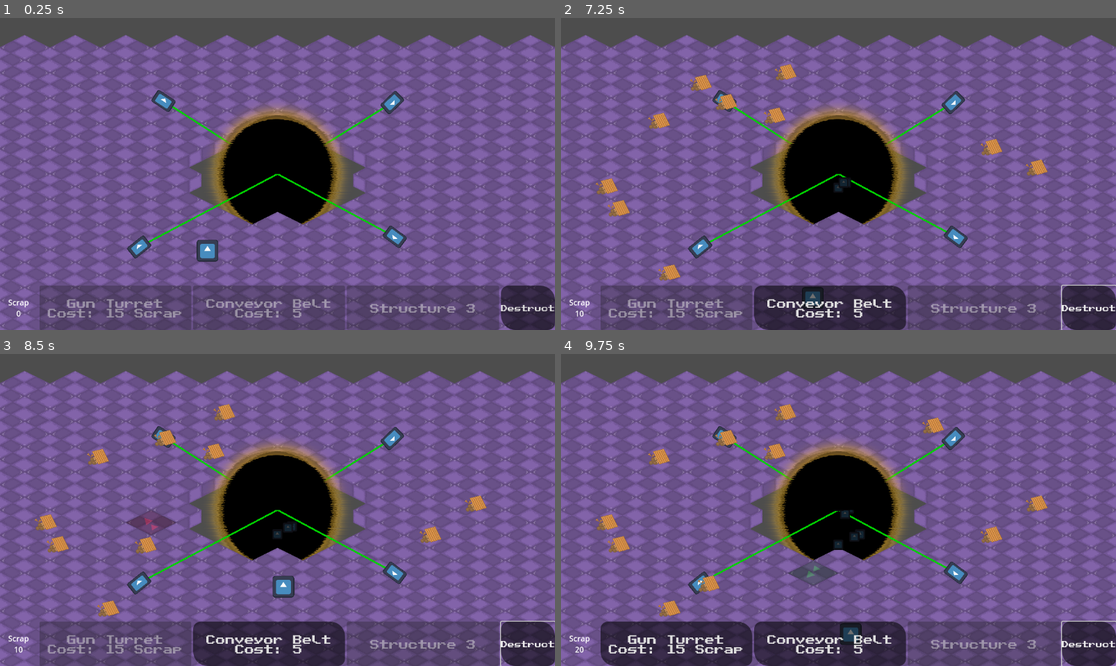
Above: before the commit, frames 1-4 (two rows, left to right).
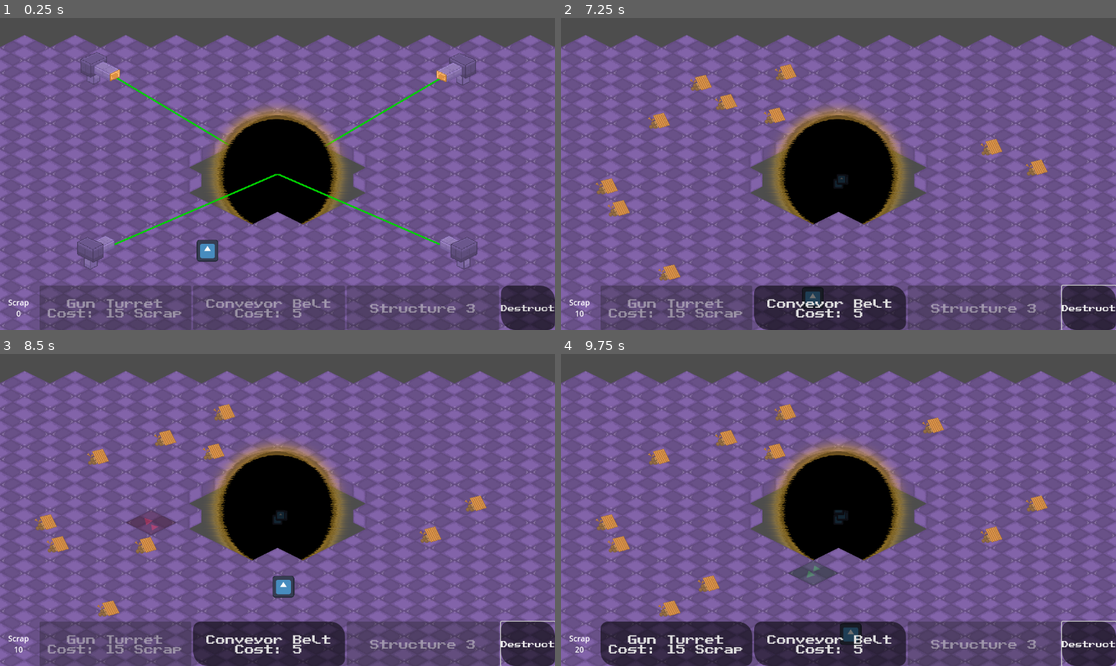
Above: after the commit, the same moments.

Repository: jkostello/Godot-Wild-Jam-69
Game: Godot game, scene res://level.tscn
Two runs of this game, one before a commit and one after it. Both use one fixed random seed, a clock stepped at 60 frames per second and the inputs below. The engine's default icon, where the game draws it, is replaced by a stand-in: a white triangle on a blue panel in a dark square. Sound files missing from this copy of the repository are replaced by a short silence.
Inputs (mouse positions are in pixels of both pictures, inside the frame that each line leads up to):
- Up to frame 1 (0.25 s): no input
- Up to frame 2 (7.25 s): click "Destruct" at 0.5 s; tap Enter at 1.25 s; move the mouse to (960, 158) at 1.27 s; hold D (right) 1.28-2.03 s; hold Space (deselect) 1.28-2.03 s; click (960, 158) at 1.42 s; move the mouse to (727, 189) at 2.02 s; hold S (down) 2.03-2.78 s; tap 1 (select_structure_1) at 2.1, 6.6 s; move the mouse to (894, 105) at 2.77 s; hold D (right) 2.78-3.53 s; tap 2 (select_structure_2) at 2.85 s; move the mouse to (810, 236) at 3.52 s; hold W (up) 3.53-4.28 s; tap 3 (select_structure_3) at 3.6 s; click (810, 236) at 3.67 s; move the mouse to (1005, 220) at 4.27 s; hold R 4.28-5.03 s; hold A (left) 4.28-5.78 s; move the mouse to (672, 127) at 5.02 s; tap 0 at 5.1 s; move the mouse to (866, 174) at 5.77 s; hold S (down) 5.78-6.53 s; hold Space (deselect) 5.78-6.53 s; click (866, 174) at 5.92 s; move the mouse to (755, 96) at 6.52 s; hold D (right) from 6.53 s (still down)
- Up to frame 3 (8.5 s): move the mouse to (399, 494) at 7.27 s; release D (right) at 7.28 s; hold W (up) 7.28-8.03 s; tap 2 (select_structure_2) at 7.35 s; move the mouse to (166, 525) at 8.02 s; hold D (right) from 8.03 s (still down); tap 3 (select_structure_3) at 8.1 s; click (166, 525) at 8.17 s
- Up to frame 4 (9.75 s): move the mouse to (894, 441) at 8.77 s; release D (right) at 8.78 s; hold S (down) 8.78-9.53 s; hold R 8.78-9.53 s; move the mouse to (810, 572) at 9.52 s; hold A (left) from 9.53 s (still down); tap 0 at 9.6 s

The runs differ from the first frame. In frame 1, 2.7% of the frame differs, in the area x 13-86%, y 10-81%; in frame 2, 1.1%; in frame 3, 1.2%; in frame 4, 1.1%.

Commit message:
audio and laser/conveyor sprite change

Diff:
--- a/conveyor.tscn
+++ b/conveyor.tscn
@@ -2,21 +2,21 @@
 
 [ext_resource type="PackedScene" uid="uid://b1kv3djwawgx" path="res://structure.tscn" id="1_mejg1"]
 [ext_resource type="Script" path="res://conveyor.gd" id="2_c5h3y"]
-[ext_resource type="Texture2D" uid="uid://bovyjmr7u858l" path="res://veyror.png" id="3_foe62"]
+[ext_resource type="Texture2D" uid="uid://dr1vjo8ouk3jk" path="res://CONVEYER.png" id="3_lai5o"]
 
 [node name="Conveyor" instance=ExtResource("1_mejg1")]
 script = ExtResource("2_c5h3y")
 strength = 40.0
 
-[node name="Sprite2D" parent="." index="0"]
-texture = ExtResource("3_foe62")
-
-[node name="Area2D" type="Area2D" parent="." index="1"]
+[node name="Area2D" type="Area2D" parent="." index="0"]
 collision_layer = 8
 collision_mask = 6
 
 [node name="CollisionPolygon2D" type="CollisionPolygon2D" parent="Area2D" index="0"]
 polygon = PackedVector2Array(0, -75, 149, 0, 0, 74, -149, 0)
 
+[node name="Sprite2D" parent="." index="1"]
+texture = ExtResource("3_lai5o")
+
 [connection signal="body_entered" from="Area2D" to="." method="_on_area_2d_body_entered"]
 [connection signal="body_exited" from="Area2D" to="." method="_on_area_2d_body_exited"]
--- a/laser.gd
+++ b/laser.gd
@@ -17,12 +17,13 @@
 	durability -= pow(randf_range(0.0, 2.0), 2.0) / 8 * delta
 
 	# Remove turret on 0 durability
-	if durability <= 0.0:
-		queue_free()
+	if durability <= 0.0 and visible:
+		$AudioStreamPlayer.play()
+		visible = false
 
 	# Increase turret durability
 	# TODO: slow down repair
-	if (repairing and (durability < 100 and player.resource >0)):
+	if (repairing and (durability < 100 and player.resource > 0)):
 		structure_handler.updateScrapUI(-1)
 		durability += 1
 
@@ -40,3 +41,7 @@
 		repairing = false
 	else:
 		colliding_enemies -= 1
+
+
+func _on_audio_stream_player_finished():
+	queue_free()
--- a/laser.tscn
+++ b/laser.tscn
@@ -1,29 +1,69 @@
-[gd_scene load_steps=4 format=3 uid="uid://bgj4vp25lv1gd"]
+[gd_scene load_steps=9 format=3 uid="uid://bgj4vp25lv1gd"]
 
 [ext_resource type="Script" path="res://laser.gd" id="1_gukvq"]
-[ext_resource type="Texture2D" uid="uid://bx5dvtc0m5646" path="res://icon.svg" id="2_1qkrw"]
+[ext_resource type="Texture2D" uid="uid://2itn8dr0x1kw" path="res://LASER1.png" id="2_e7556"]
+[ext_resource type="Texture2D" uid="uid://cm5narplwkj73" path="res://LASER2.png" id="3_j1jp5"]
+[ext_resource type="Texture2D" uid="uid://d0u61dmfhmavg" path="res://LASER12.png" id="4_2kyal"]
+[ext_resource type="AudioStream" uid="uid://buy6fgiukihsg" path="res://laser break.wav" id="5_r2q0y"]
 
-[sub_resource type="RectangleShape2D" id="RectangleShape2D_sbyg6"]
-size = Vector2(128, 82)
+[sub_resource type="CapsuleShape2D" id="CapsuleShape2D_2eaqh"]
+radius = 63.4942
+height = 326.899
+
+[sub_resource type="CapsuleShape2D" id="CapsuleShape2D_ewvee"]
+radius = 34.8745
+height = 235.427
+
+[sub_resource type="SpriteFrames" id="SpriteFrames_83u5x"]
+animations = [{
+"frames": [{
+"duration": 1.0,
+"texture": ExtResource("2_e7556")
+}, {
+"duration": 1.0,
+"texture": ExtResource("3_j1jp5")
+}, {
+"duration": 1.0,
+"texture": ExtResource("4_2kyal")
+}],
+"loop": true,
+"name": &"default",
+"speed": 5.0
+}]
 
 [node name="Laser" type="Node2D" groups=["Laser"]]
 script = ExtResource("1_gukvq")
+durability = 1.0
 
 [node name="Line2D" type="Line2D" parent="."]
 points = PackedVector2Array(0, 0, 0, 0)
 default_color = Color(0, 0.815686, 0, 1)
 
-[node name="Sprite2D" type="Sprite2D" parent="."]
-position = Vector2(0, 9.53674e-07)
-scale = Vector2(1, 0.640625)
-texture = ExtResource("2_1qkrw")
-
 [node name="Area2D" type="Area2D" parent="."]
+position = Vector2(7, 57)
+rotation = 1.07272
 collision_layer = 8
 collision_mask = 6
 
 [node name="CollisionShape2D" type="CollisionShape2D" parent="Area2D"]
-shape = SubResource("RectangleShape2D_sbyg6")
+position = Vector2(28.3431, 8.5832)
+rotation = -0.0189697
+shape = SubResource("CapsuleShape2D_2eaqh")
+
+[node name="StaticBody2D" type="StaticBody2D" parent="Area2D"]
+collision_mask = 6
+
+[node name="CollisionShape2D" type="CollisionShape2D" parent="Area2D/StaticBody2D"]
+position = Vector2(26.7559, 15.6882)
+rotation = -0.0315904
+shape = SubResource("CapsuleShape2D_ewvee")
+
+[node name="AnimatedSprite2D" type="AnimatedSprite2D" parent="."]
+sprite_frames = SubResource("SpriteFrames_83u5x")
+
+[node name="AudioStreamPlayer" type="AudioStreamPlayer" parent="."]
+stream = ExtResource("5_r2q0y")
 
 [connection signal="body_entered" from="Area2D" to="." method="_on_area_2d_body_entered"]
 [connection signal="body_exited" from="Area2D" to="." method="_on_area_2d_body_exited"]
+[connection signal="finished" from="AudioStreamPlayer" to="." method="_on_audio_stream_player_finished"]
--- a/level.tscn
+++ b/level.tscn
@@ -50,20 +50,55 @@
 [node name="Void" parent="TileMap" instance=ExtResource("3_gfdxi")]
 
 [node name="Laser" parent="." instance=ExtResource("4_t28y2")]
-position = Vector2(-820, 433)
-rotation = -0.675106
+position = Vector2(-1078, 466)
+
+[node name="Area2D" parent="Laser" index="1"]
+position = Vector2(22, 14)
+rotation = 1.1143
+
+[node name="AnimatedSprite2D" parent="Laser" index="2"]
+frame = 1
 
 [node name="Laser2" parent="." instance=ExtResource("4_t28y2")]
-position = Vector2(-676, -433)
-rotation = 0.580251
+position = Vector2(-1051, -628)
+
+[node name="Area2D" parent="Laser2" index="1"]
+position = Vector2(49, 100)
+rotation = 0.515566
+
+[node name="CollisionShape2D" parent="Laser2/Area2D" index="0"]
+position = Vector2(-20.561, 26.594)
+rotation = -1.61911
+
+[node name="CollisionShape2D" parent="Laser2/Area2D/StaticBody2D" index="0"]
+position = Vector2(-26.0133, 25.0861)
+rotation = -1.63509
+
+[node name="AnimatedSprite2D" parent="Laser2" index="2"]
+frame = 2
+flip_h = true
 
 [node name="Laser3" parent="." instance=ExtResource("4_t28y2")]
-position = Vector2(696, 373)
-rotation = -2.50431
+position = Vector2(1074, 466)
+
+[node name="Area2D" parent="Laser3" index="1"]
+position = Vector2(10, 37)
+rotation = 2.10447
+
+[node name="AnimatedSprite2D" parent="Laser3" index="2"]
+frame = 1
+flip_h = true
 
 [node name="Laser4" parent="." instance=ExtResource("4_t28y2")]
-position = Vector2(681, -424)
-rotation = 2.38678
+position = Vector2(1059, -622)
+
+[node name="AnimatedSprite2D" parent="Laser4" index="2"]
+frame = 2
 
 [node name="Camera2D" type="Camera2D" parent="."]
 zoom = Vector2(0.35, 0.35)
+
+[editable path="Laser"]
+[editable path="Laser2"]
+[editable path="Laser3"]
+[editable path="Laser4"]
--- a/player.gd
+++ b/player.gd
@@ -3,12 +3,21 @@
 @export var speed = 300.0
 @export var resource : int = 0
 
+var direction := Vector2.ZERO
+
 # Player movement
 func _physics_process(delta):
-	var direction = Vector2(Input.get_axis("left", "right"), Input.get_axis("up", "down"))
+	direction = Vector2(Input.get_axis("left", "right"), Input.get_axis("up", "down"))
 	direction.y *= 0.5
 	direction = direction.normalized()
 	velocity = direction * speed
 	velocity = velocity.move_toward(Vector2.ZERO, speed / 4)
 
+
 	move_and_slide()
+
+
+func _on_steptimer_timeout():
+	if direction != Vector2.ZERO:
+		$AudioStreamPlayer.pitch_scale = randf_range(0.8,1.2)
+		$AudioStreamPlayer.play()
--- a/player.tscn
+++ b/player.tscn
@@ -1,7 +1,8 @@
-[gd_scene load_steps=4 format=3 uid="uid://bkwa8366unv8y"]
+[gd_scene load_steps=5 format=3 uid="uid://bkwa8366unv8y"]
 
 [ext_resource type="Script" path="res://player.gd" id="1_e0146"]
 [ext_resource type="Texture2D" uid="uid://bx5dvtc0m5646" path="res://icon.svg" id="2_j28ih"]
+[ext_resource type="AudioStream" uid="uid://by3xky47l8vt6" path="res://footstep.wav" id="3_p5ef8"]
 
 [sub_resource type="CircleShape2D" id="CircleShape2D_rjscj"]
 radius = 71.007
@@ -17,3 +18,13 @@
 
 [node name="Sprite" type="Sprite2D" parent="."]
 texture = ExtResource("2_j28ih")
+
+[node name="Steptimer" type="Timer" parent="."]
+wait_time = 0.3
+autostart = true
+
+[node name="AudioStreamPlayer" type="AudioStreamPlayer" parent="."]
+stream = ExtResource("3_p5ef8")
+volume_db = -16.109
+
+[connection signal="timeout" from="Steptimer" to="." method="_on_steptimer_timeout"]
--- a/resources/resource.gd
+++ b/resources/resource.gd
@@ -23,4 +23,9 @@
 func _on_area_2d_body_entered(body):
 	if ((body == player) and (not moving)):
 		structure_handler.updateScrapUI(10)
-		queue_free()
+		$AudioStreamPlayer.play()
+		visible = false
+
+
+func _on_audio_stream_player_finished():
+	queue_free()
--- a/resources/resource.tscn
+++ b/resources/resource.tscn
@@ -1,7 +1,8 @@
-[gd_scene load_steps=4 format=3 uid="uid://c7waafyi0ya1x"]
+[gd_scene load_steps=5 format=3 uid="uid://c7waafyi0ya1x"]
 
 [ext_resource type="Script" path="res://resources/resource.gd" id="1_4baw3"]
 [ext_resource type="Texture2D" uid="uid://ckkug03ijdv3e" path="res://resources/scrap.png" id="2_aoe0f"]
+[ext_resource type="AudioStream" uid="uid://b8tixrjhv0jo5" path="res://resources/pickup.wav" id="3_pg63l"]
 
 [sub_resource type="RectangleShape2D" id="RectangleShape2D_xyhcs"]
 size = Vector2(130, 96)
@@ -21,4 +22,9 @@
 scale = Vector2(0.719697, 0.719697)
 texture = ExtResource("2_aoe0f")
 
+[node name="AudioStreamPlayer" type="AudioStreamPlayer" parent="."]
+stream = ExtResource("3_pg63l")
+max_polyphony = 5
+
 [connection signal="body_entered" from="Area2D" to="." method="_on_area_2d_body_entered"]
+[connection signal="finished" from="AudioStreamPlayer" to="." method="_on_audio_stream_player_finished"]
--- a/structure_handler.gd
+++ b/structure_handler.gd
@@ -85,6 +85,7 @@
 	for child in highlight_block.get_children():
 		child.visible = false
 	structure_selected = 0
+	$AudioStreamPlayer.play()
 
 # Called on structure button press
 # Selects correct structure, shows highlight block
--- a/structure_handler.tscn
+++ b/structure_handler.tscn
@@ -1,10 +1,11 @@
-[gd_scene load_steps=11 format=3 uid="uid://bpg2lcg0737in"]
+[gd_scene load_steps=12 format=3 uid="uid://bpg2lcg0737in"]
 
 [ext_resource type="Script" path="res://structure_handler.gd" id="1_sjf38"]
 [ext_resource type="Texture2D" uid="uid://y1qtlj332y4q" path="res://green_highlight.png" id="2_4xf2m"]
 [ext_resource type="Theme" uid="uid://ca4ojcmrepr24" path="res://UI/standard_theme.tres" id="2_74kgc"]
 [ext_resource type="Texture2D" uid="uid://bovyjmr7u858l" path="res://veyror.png" id="4_63e0l"]
 [ext_resource type="Texture2D" uid="uid://cvnbxf5ey3028" path="res://turret dev.png" id="5_k7ex3"]
+[ext_resource type="AudioStream" uid="uid://d0xsgl77b48ty" path="res://build.wav" id="6_6ihdj"]
 
 [sub_resource type="InputEventKey" id="InputEventKey_d7qj1"]
 device = -1
@@ -130,6 +131,11 @@
 visible = false
 texture = ExtResource("4_63e0l")
 
+[node name="AudioStreamPlayer" type="AudioStreamPlayer" parent="."]
+stream = ExtResource("6_6ihdj")
+volume_db = -6.0
+max_polyphony = 3
+
 [connection signal="pressed" from="VBoxContainer/buttonHolder/HBoxContainer/structureBut1" to="." method="onButtonPressed" binds= [1]]
 [connection signal="pressed" from="VBoxContainer/buttonHolder/HBoxContainer/structureBut2" to="." method="onButtonPressed" binds= [2]]
 [connection signal="pressed" from="VBoxContainer/buttonHolder/HBoxContainer/structureBut3" to="." method="onButtonPressed" binds= [3]]
Binary file added: CONVEYER.png
Not shown, added: CONVEYER.png.import
Binary file added: LASER1.png
Not shown, added: LASER1.png.import
Binary file added: LASER12.png
Not shown, added: LASER12.png.import
Binary file added: LASER2.png
Not shown, added: LASER2.png.import
Not shown, added: build.wav.import
Not shown, added: footstep.wav.import
Not shown, added: laser break.wav.import
Not shown, added: resources/pickup.wav.import
(and 4 more such lines)
